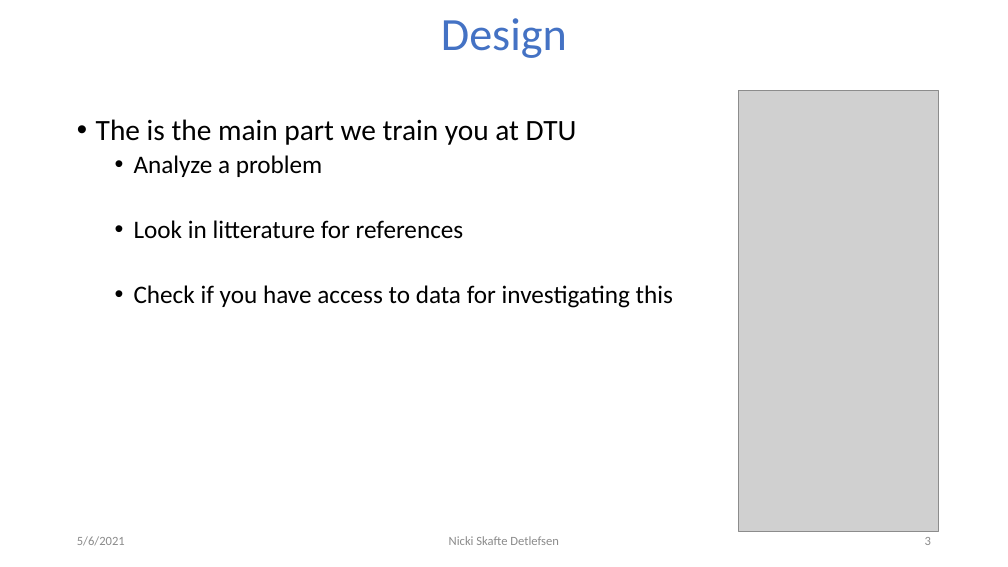
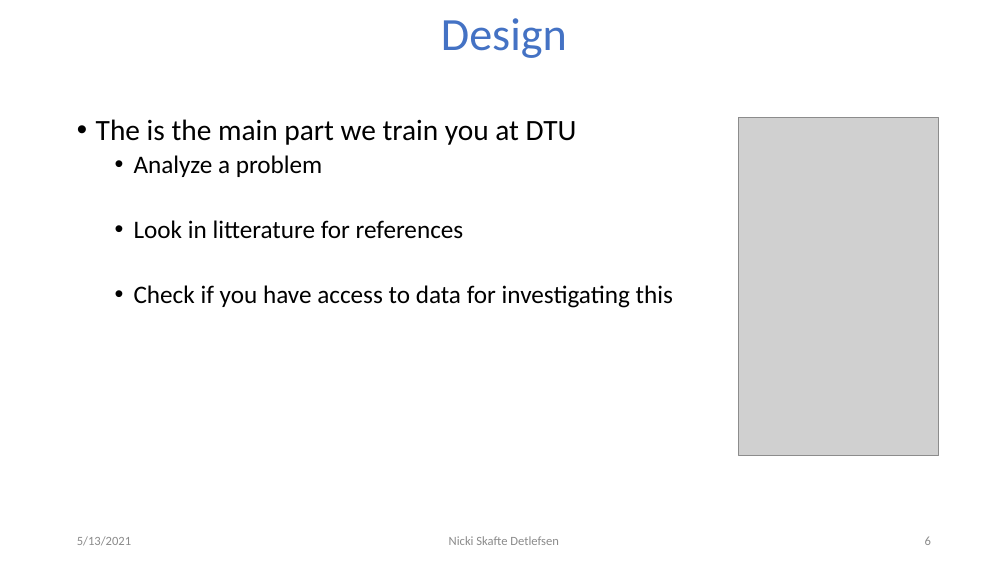
Before and after one commit to DeepEasterbunny/dtu_mlops, a slide deck: slide 6 of 02_code_organisation/MLOps.pptx (slide 3 before the commit). Drawn at 1008x567 pixels with LibreOffice and Linux fonts; fonts in the diff are those of the drawing; grey boxes stand for pictures; background and template pictures are left out. Boxes give left, top, right and bottom in pixels: in the first picture for what was removed or moved away, otherwise in the second. Text is boxed around its words. In the diff, an @@ line names an element or a change of style, - is before the commit and + after.

```diff
--- a/02_code_organisation/MLOps.pptx
+++ b/02_code_organisation/MLOps.pptx
@@ picture: place and size @@
-picture at bbox=[739, 91, 938, 531]
+picture at bbox=[739, 117, 938, 456]
@@ text at bbox=[77, 536, 131, 546]: text changed @@
-5/6/2021
+5/13/2021
@@ page number at bbox=[925, 536, 931, 545]: text changed @@
-3
+6
```
Also in this commit, not shown: 5 other slides changed, 3 slides added, 3 other files.
